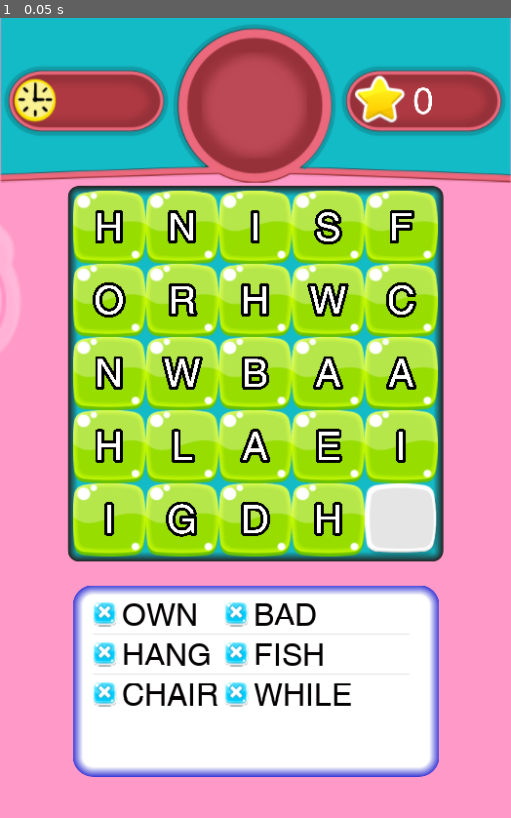
Above: before the commit, frame 1.
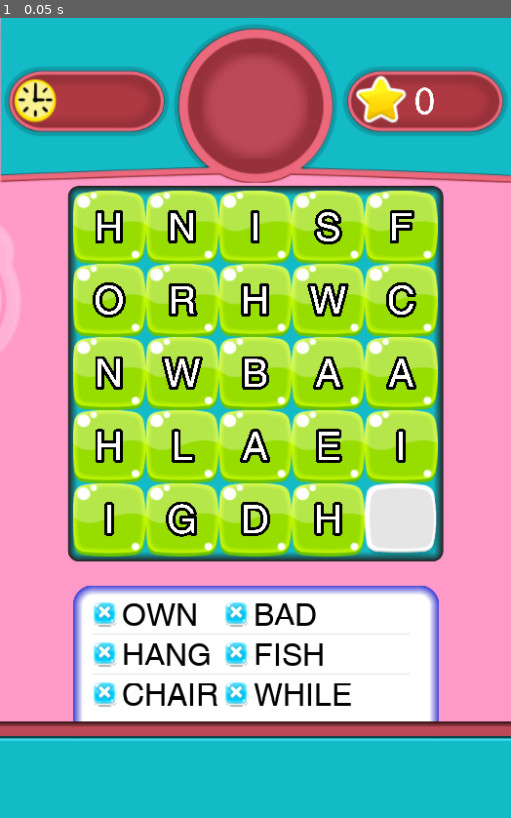
Above: after the commit, the same moment.

Repository: ahmetilgin/WordFinding
Game: Godot game, scene res://game.tscn
Same seed, same stepped clock (60 frames per second), same inputs: the game is played once before the commit and once after it.
Inputs:
- Up to frame 1 (0.05 s): no input

The runs differ from the first frame. In frame 1, 13% of the frame differs, in the area x 0-100%, y 0-100%.

Commit message:
düzenleme

Diff:
--- a/game.gd
+++ b/game.gd
@@ -77,12 +77,22 @@
 
 var border_width = Vector2(5, 5)
 var normal_window_size = Vector2(524 , 820)
+
 func _ready():
+	var screen_size = get_node(".").get_viewport_rect().size
+	var screen_size_calibration = (screen_size )/ normal_window_size
 	reset_words()
 	$Panel.set_global_position(Vector2(current_cell_size     ,current_cell_size   ) - border_width)
 	$Panel.set_size(border_width * 2 + Vector2(current_cell_size,current_cell_size) * Globals.map_size)
 	$ScoreTexture.set_global_position($Camera2D.position )
-	$ScoreTexture.set_scale($ScoreTexture.get_scale() * (normal_window_size.x / normal_window_size.y) * (Globals.divition_ratio))
+	$ScoreTexture.scale *= screen_size_calibration.x
+	$ScoreTexture.scale *= Globals.map_size / 5
+	$ButtonTexture.global_position.y *= screen_size_calibration.y
+	$ButtonTexture.global_position.y += $Camera2D.position.y
+	print($Camera2D.position.y  )
+	$ButtonTexture.scale *= screen_size_calibration.x
+	$ButtonTexture.scale *= Globals.map_size / 5
+	#$ScoreTexture.set_scale($ScoreTexture.get_scale() * (normal_window_size.x / normal_window_size.y) * (Globals.divition_ratio))
 
 
 
--- a/game.tscn
+++ b/game.tscn
@@ -1,8 +1,9 @@
-[gd_scene load_steps=9 format=2]
+[gd_scene load_steps=10 format=2]
 
 [ext_resource path="res://game.gd" type="Script" id=1]
 [ext_resource path="res://assets/freegui/png/BG.png" type="Texture" id=2]
 [ext_resource path="res://assets/Helvetica.ttf" type="DynamicFontData" id=3]
+[ext_resource path="res://assets/bottomgui.png" type="Texture" id=4]
 [ext_resource path="res://assets/topgui.png" type="Texture" id=5]
 
 [sub_resource type="StyleBoxFlat" id=1]
@@ -93,3 +94,9 @@
 [node name="Camera2D" type="Camera2D" parent="."]
 anchor_mode = 0
 current = true
+
+[node name="ButtonTexture" type="Sprite" parent="."]
+position = Vector2( -90, 721 )
+scale = Vector2( 0.5, 0.5 )
+texture = ExtResource( 4 )
+centered = false
Binary file added: assets/bottomgui.png
Not shown, changed: assets/freegui/svg/Window.svg
